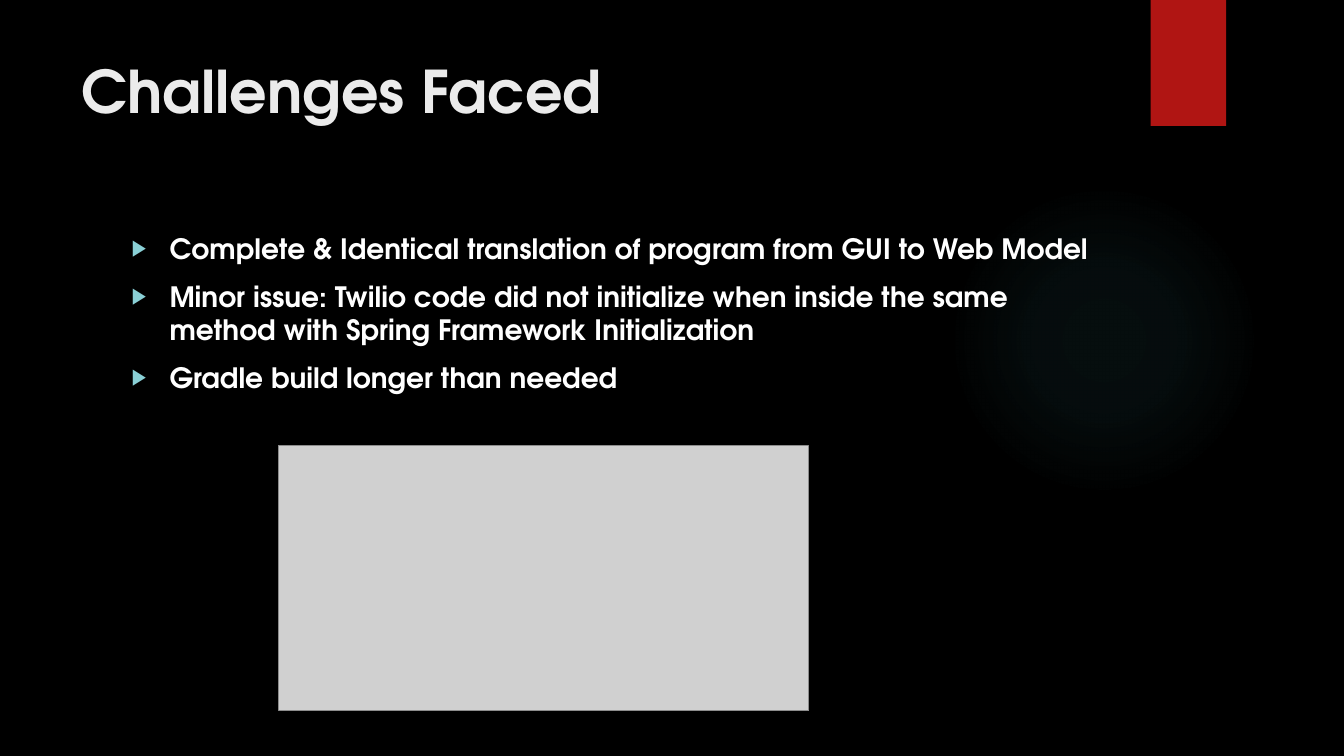
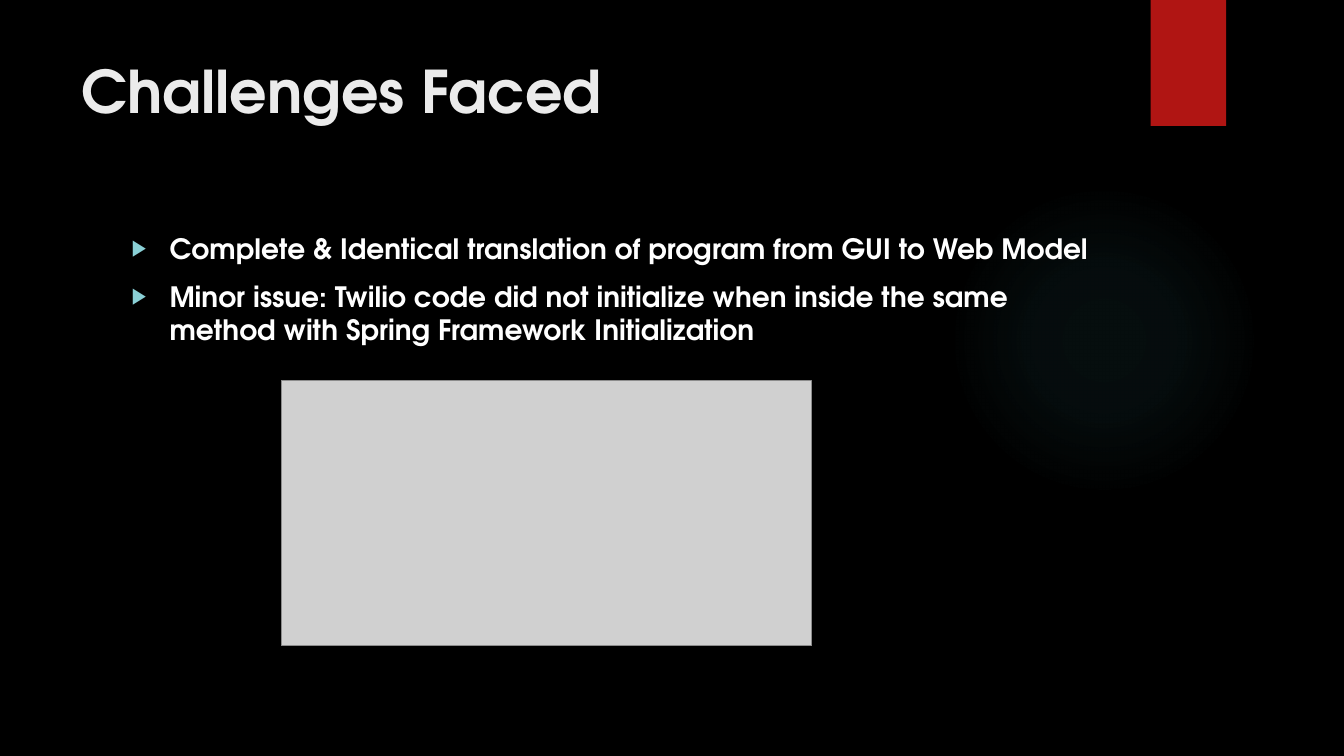
Before and after one commit to Khechoyan-Yuri/SWEII-Final, a slide deck: slide 10 of CustomerQueue.pptx. Drawn at 1344x756 pixels with LibreOffice and Linux fonts; fonts in the diff are those of the drawing; grey boxes stand for pictures; background and template pictures are left out. Boxes give left, top, right and bottom in pixels: in the first picture for what was removed or moved away, otherwise in the second. Text is boxed around its words. In the diff, an @@ line names an element or a change of style, - is before the commit and + after.

Commit message:
Moved 'Gradle Build' bullet point from 'Challenges Faced' slide to 'Known Issues' slide

```diff
--- a/CustomerQueue.pptx
+++ b/CustomerQueue.pptx
@@ text at box(170, 366, 618, 395): paragraph removed @@
-▶ Gradle build longer than needed
@@ picture: place and size @@
-picture at box(279, 446, 810, 711)
+picture at box(281, 381, 812, 646)
```
Also in this commit, not shown: 1 other slide changed, 1 other file.
